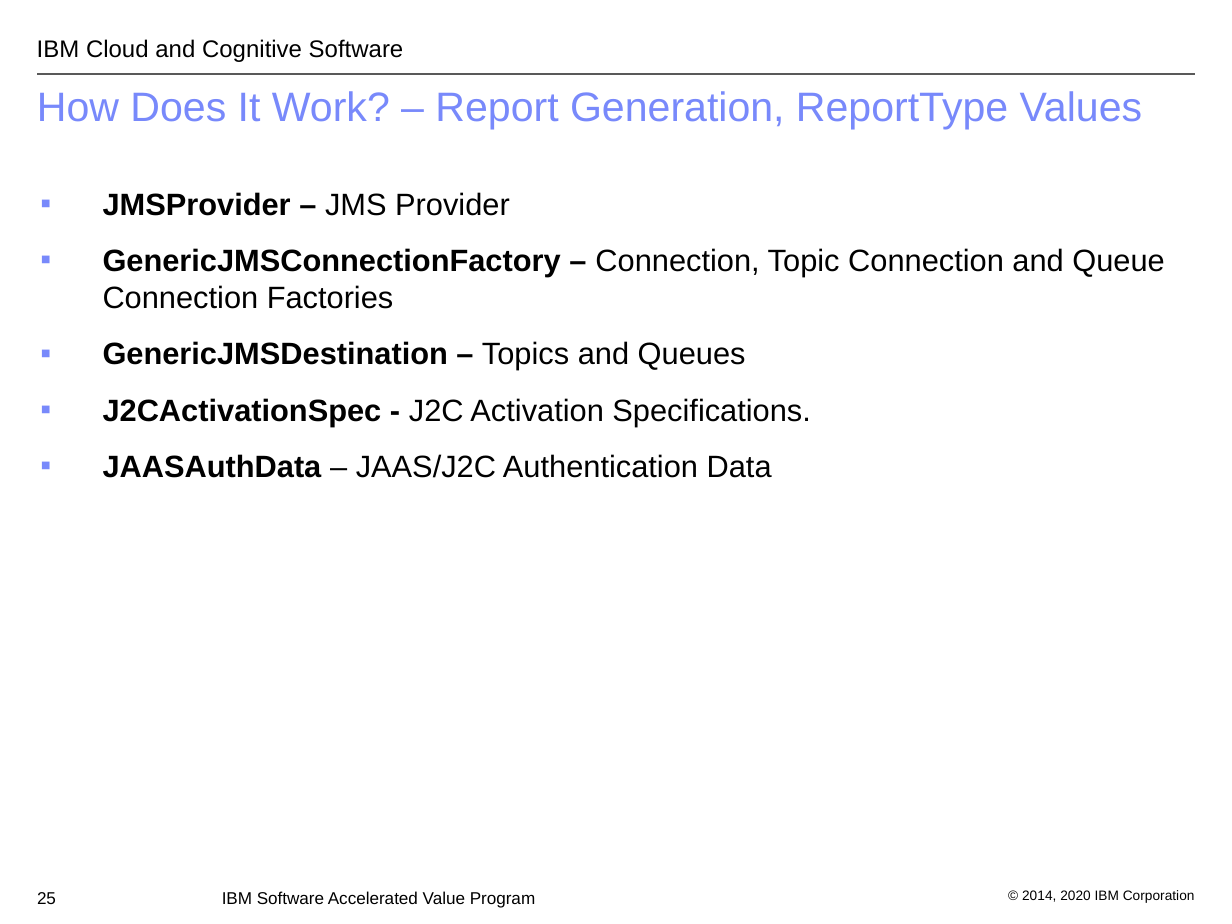
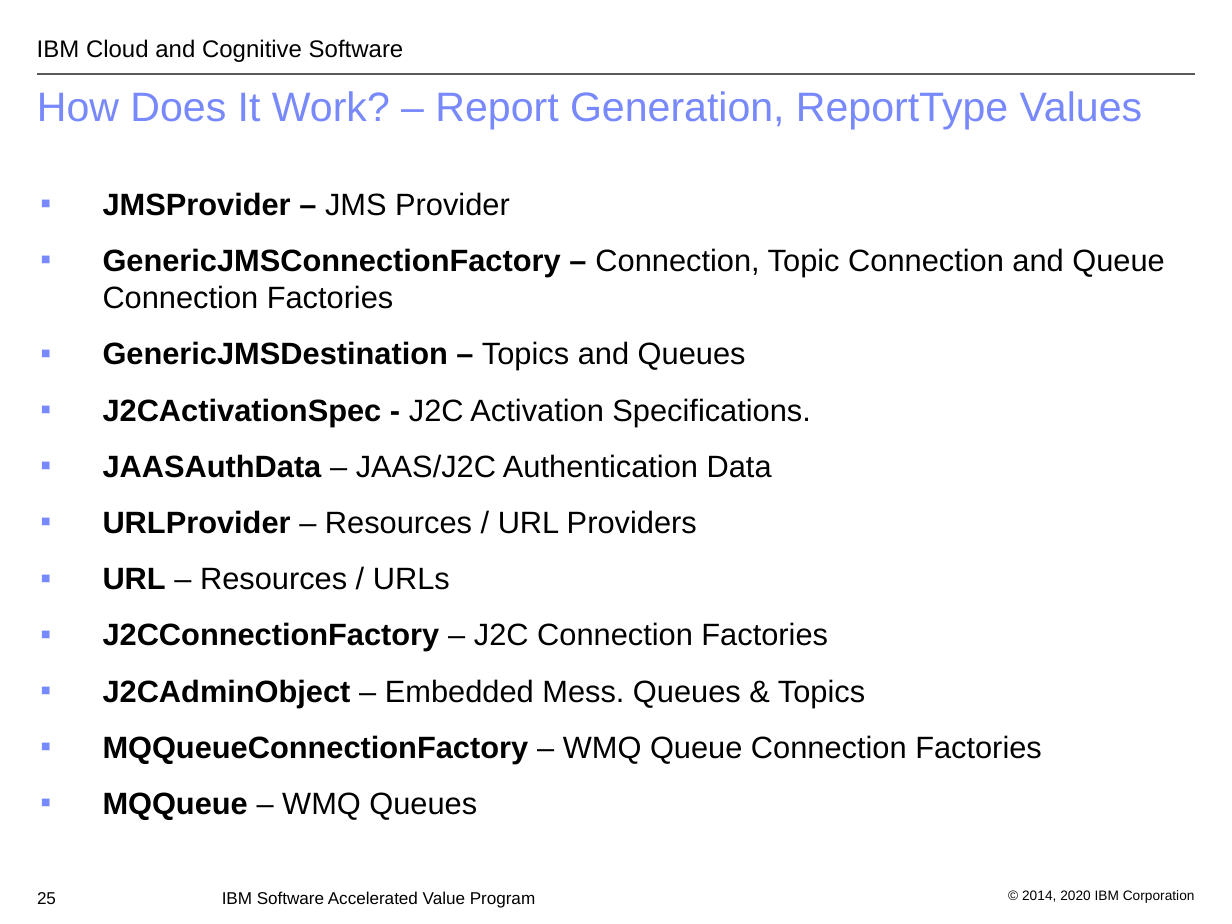
Before and after one commit to IBM/websphere-cct, a slide deck: slide 25 of WASConfigurationComparisonTool.ppt. Drawn at 1232x924 pixels with LibreOffice and Linux fonts; fonts in the diff are those of the drawing; background and template pictures are left out. Boxes give left, top, right and bottom in pixels: in the first picture for what was removed or moved away, otherwise in the second. Text is boxed around its words. In the diff, an @@ line names an element or a change of style, - is before the commit and + after.

Commit message:
implement several resource reports. see #13

```diff
--- a/WASConfigurationComparisonTool.ppt
+++ b/WASConfigurationComparisonTool.ppt
@@ text at bbox=[103, 510, 1042, 820]: paragraphs added @@
+▪ URLProvider – Resources / URL Providers
+▪ URL – Resources / URLs
+▪ J2CConnectionFactory – J2C Connection Factories
+▪ J2CAdminObject – Embedded Mess. Queues & Topics
+▪ MQQueueConnectionFactory – WMQ Queue Connection Factories
+▪ MQQueue – WMQ Queues
```
Also in this commit, not shown: 4 other files.
